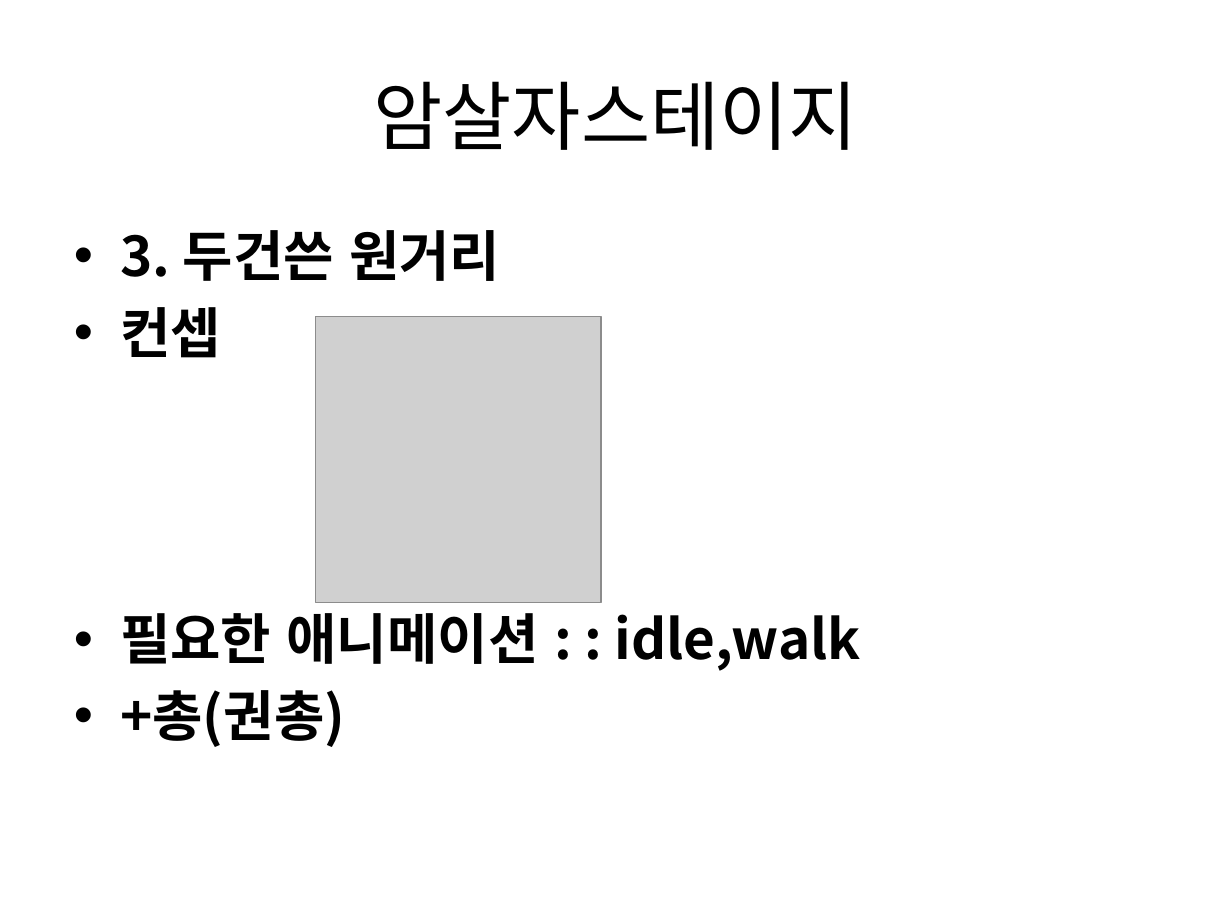
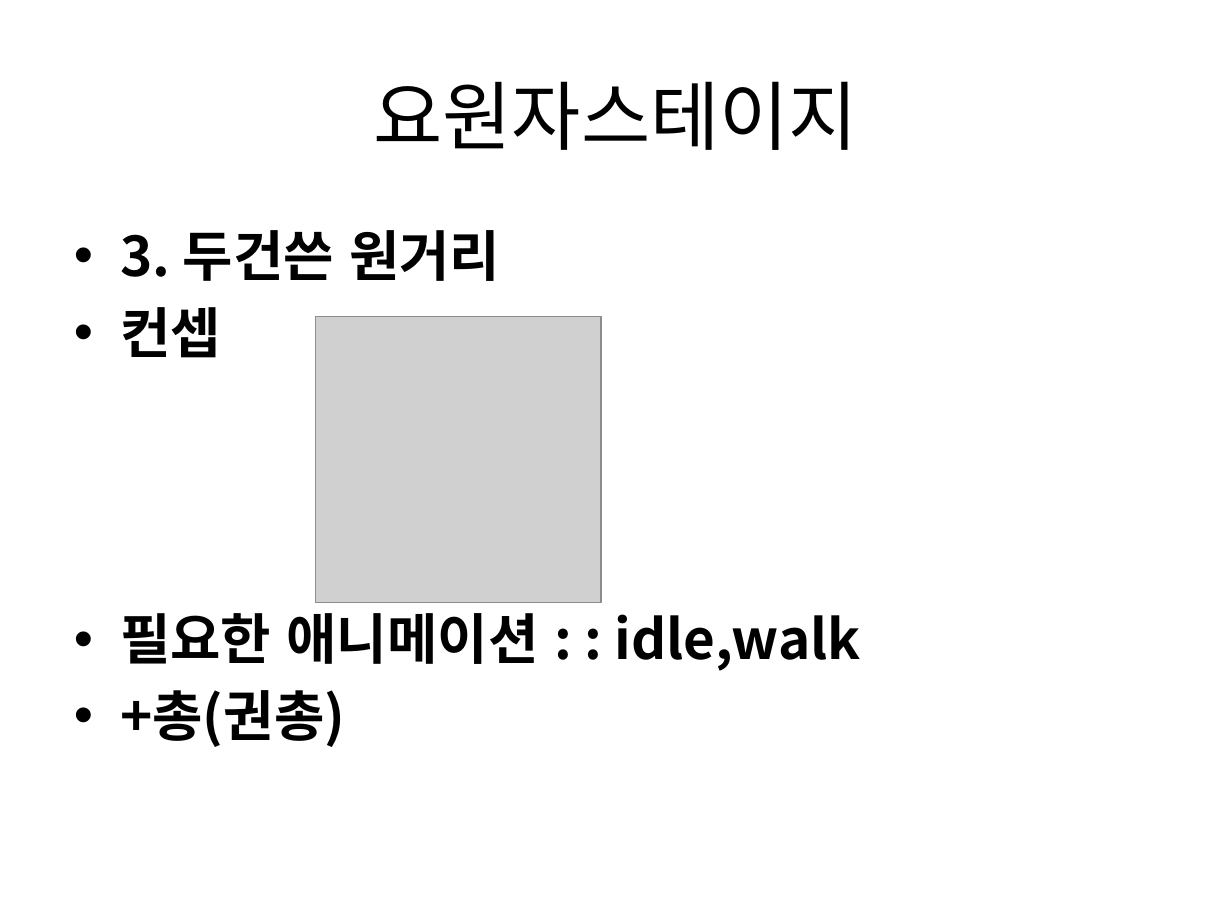
Before and after one commit to gkdlgndpdu/EscapeJail, a slide deck: slide 16 of EscapeJail/Assets/기획/스테이지1기획.pptx. Drawn at 1232x924 pixels with LibreOffice and Linux fonts; fonts in the diff are those of the drawing; grey boxes stand for pictures. Boxes give left, top, right and bottom in pixels: in the first picture for what was removed or moved away, otherwise in the second. Text is boxed around its words. In the diff, an @@ line names an element or a change of style, - is before the commit and + after.

```diff
--- a/EscapeJail/Assets/기획/스테이지1기획.pptx
+++ b/EscapeJail/Assets/기획/스테이지1기획.pptx
@@ title at box(373, 81, 858, 150): text changed @@
-암살자스테이지
+요원자스테이지
```
Also in this commit, not shown: 3 other slides changed, 7 other files.
